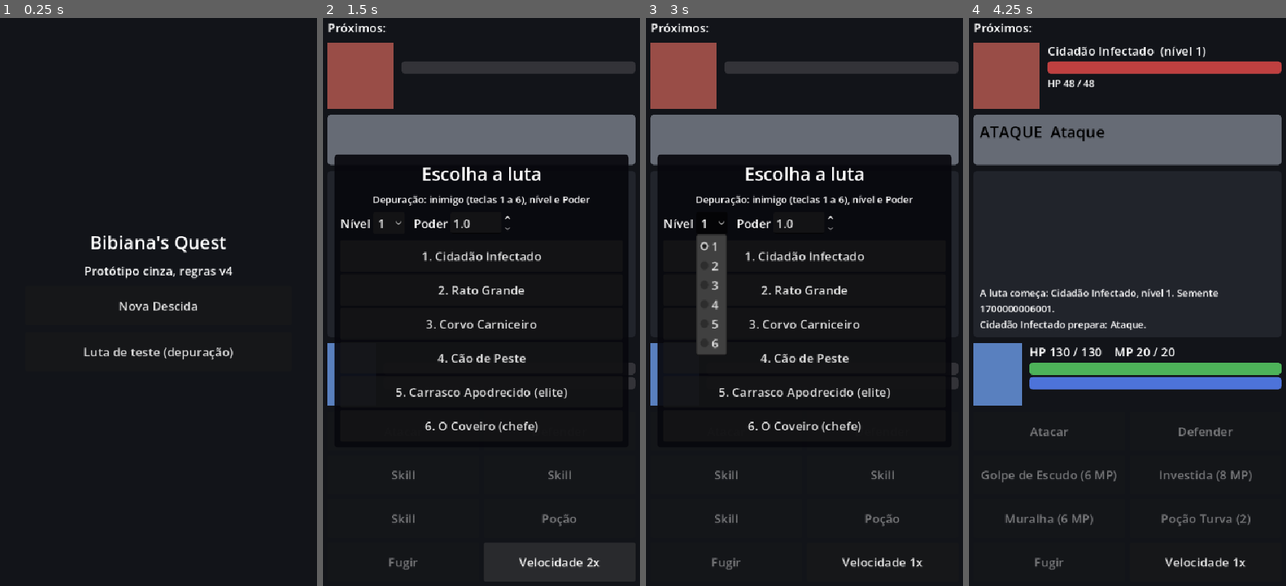
Above: before the commit, frames 1-4 (left to right).
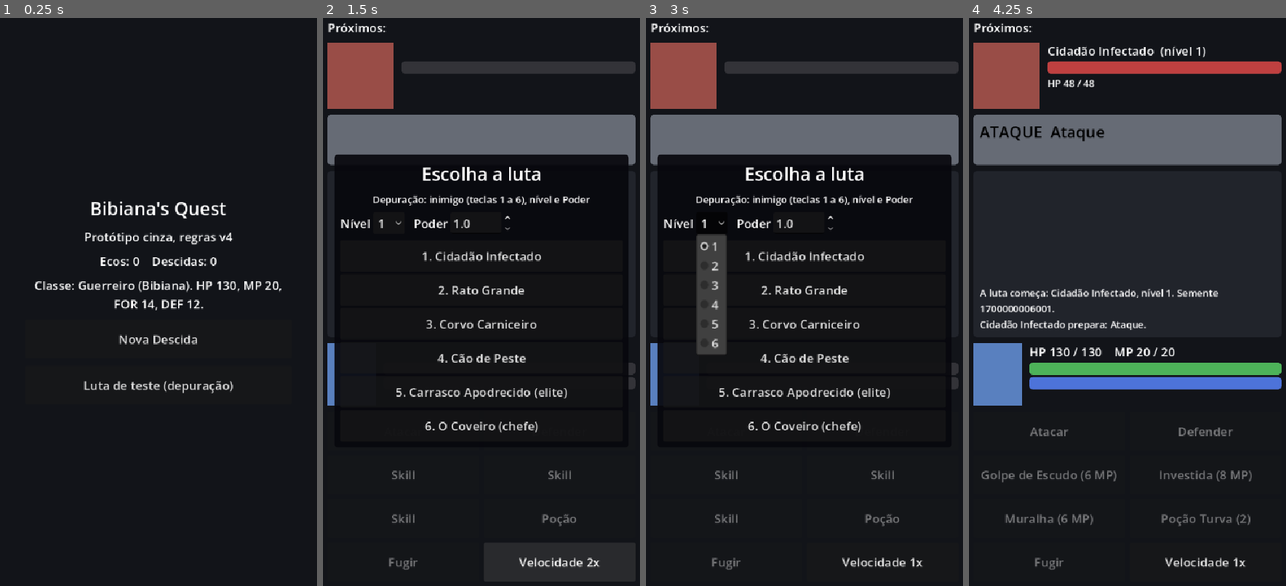
Above: after the commit, the same moments.

Repository: ohidalgojr/bibianas-quest
Game: Godot game, scene res://game/presentation/main.tscn
Same seed, same stepped clock (60 frames per second), same inputs: the game is played once before the commit and once after it.
Inputs:
- Up to frame 1 (0.25 s): no input
- Up to frame 2 (1.5 s): click "Luta de teste (depuração)" at 0.5 s; click "Velocidade 1x" at 1.25 s
- Up to frame 3 (3 s): click "Velocidade 2x" at 2 s; click "1" at 2.75 s
- Up to frame 4 (4.25 s): click "1. Cidadão Infectado" at 3.5 s

The runs differ from the first frame. In frame 1, 3.9% of the frame differs, in the area x 11-89%, y 32-67%; in frame 2, less than 0.1%; in frame 3, less than 0.1%; in frame 4, nothing differs.

Commit message:
TASK-011: menu, tela de fim, Ecos e recomeço (ADR-0016)
Co-Authored-By: Claude Sonnet 5.5 <noreply@anthropic.com>

Diff:
--- a/game/core/run/run_rules.gd
+++ b/game/core/run/run_rules.gd
@@ -40,9 +40,19 @@
 ## ADR-0011: a Descida começa com 2 Poções Turvas.
 const STARTING_ITEMS: Dictionary = {"murky_potion": 2}
 
+## GDD §4 e §26: Ecos creditados pela profundidade e pelos chefes (ADR-0016). O GDD não
+## dá os números; estes são do protótipo.
+const ECHOES_PER_NODE: int = 1
+const ECHOES_PER_BOSS: int = 5
+
 ## ADR-0011: elite um nível acima da camada; eventos fora do protótipo.
 const ELITE_LEVEL_BONUS: int = 1
 const PROTOTYPE_EVENT_WEIGHT: int = 0
+
+
+## Ecos de uma Descida terminada: sempre creditados, mesmo na morte (GDD §26).
+static func echoes(nodes_cleared: int, bosses_defeated: int) -> int:
+	return ECHOES_PER_NODE * nodes_cleared + ECHOES_PER_BOSS * bosses_defeated
 
 
 static func type_multiplier(enemy_type: String) -> float:
--- a/game/core/run/run_state.gd
+++ b/game/core/run/run_state.gd
@@ -33,6 +33,9 @@
 var shop_rerolls: int = 0
 var combat: Combat
 var nodes_cleared: int = 0
+## Quem derrotou a Bibiana (id do inimigo e nível), para a tela de morte (GDD §26).
+var defeated_by_id: String = ""
+var defeated_by_level: int = 0
 var history: Array[RunEvent] = []
 ## Simulações da checagem de vencibilidade de cada mapa (GDD §5; 0 desliga).
 var winnability_runs: int = 0
@@ -111,6 +114,18 @@
 	return stats
 
 
+## Chefes derrotados até agora: os cenários já vencidos, mais o último se a Descida foi vencida.
+func bosses_defeated() -> int:
+	return scenario_index + (1 if phase == Phase.VICTORY else 0)
+
+
+## Ecos desta Descida; só valem depois do fim (ADR-0016).
+func echoes_earned() -> int:
+	if not is_over():
+		return 0
+	return RunRules.echoes(nodes_cleared, bosses_defeated())
+
+
 func consumable_count(item_id: String) -> int:
 	return int(consumables.get(item_id, 0))
 
@@ -190,6 +205,8 @@
 	nodes_cleared += 1
 	match outcome:
 		Combat.Outcome.DEFEAT:
+			defeated_by_id = node.enemy_id
+			defeated_by_level = node.level
 			_end(false)
 		Combat.Outcome.FLED:
 			phase = Phase.CHOOSING
--- a/game/presentation/game_screen.gd
+++ b/game/presentation/game_screen.gd
@@ -6,6 +6,7 @@
 
 signal run_ended(victory: bool)
 
+const CLASS_ID: String = "warrior"
 const COLOR_BG: Color = Color(0.07, 0.08, 0.1)
 
 var data: GameData
@@ -16,6 +17,9 @@
 ## Repassado à tela de combate: 0 deixa a animação instantânea.
 var time_scale: float = 1.0
 var run: RunState
+## Ecos acumulados e Descidas jogadas desde que o jogo abriu. O save é da TASK-012.
+var echoes: int = 0
+var runs_played: int = 0
 
 var _thread: Thread
 var _content: Control
@@ -54,8 +58,18 @@
 	if not data.is_valid():
 		box.add_child(_label("Dados inválidos. Veja o console."))
 		return
+	box.add_child(_label("Ecos: %d    Descidas: %d" % [echoes, runs_played]))
+	box.add_child(_label(_class_text()))
 	box.add_child(_button("Nova Descida", func() -> void: new_run()))
 	box.add_child(_button("Luta de teste (depuração)", _show_test_fight))
+
+
+## Escolha de classe do MVP: só o Guerreiro (roteiro da TASK-011).
+func _class_text() -> String:
+	var stats: Stats = data.class_stats(CLASS_ID)
+	return "Classe: %s (%s). HP %d, MP %d, FOR %d, DEF %d." % [
+		str(data.classes[CLASS_ID]["name"]), RunState.PLAYER_NAME, stats.max_hp, stats.max_mp, stats.strength,
+		stats.defense]
 
 
 ## Começa uma Descida. Sem semente, usa o relógio; a semente aparece na espera e no fim.
@@ -73,7 +87,7 @@
 
 
 func _create_run(run_seed: int) -> RunState:
-	return RunState.new(data, run_seed, "warrior", [], map_check_runs)
+	return RunState.new(data, run_seed, CLASS_ID, [], map_check_runs)
 
 
 ## Mostra a tela certa para a fase atual da Descida.
@@ -159,13 +173,22 @@
 	return screen
 
 
+## Tela de fim (GDD §26, "morte que ensina"): o que aconteceu, quem derrotou a Bibiana,
+## os Ecos creditados e "Outra Descida".
 func _show_result() -> void:
 	var victory: bool = run.phase == RunState.Phase.VICTORY
+	var earned: int = run.echoes_earned()
+	echoes += earned
+	runs_played += 1
 	var title: String = "Vitória! O chefe caiu." if victory else "A Bibiana caiu."
-	var summary: String = "Semente %d. Poder %.2f, ouro %d, %d nós." % [
-		run.streams.run_seed, run.power, run.gold, run.nodes_cleared]
-	var box: VBoxContainer = _page(title, summary)
-	box.add_child(_button("Nova Descida", func() -> void: new_run()))
+	var box: VBoxContainer = _page(title, "Semente %d." % run.streams.run_seed)
+	if not victory:
+		var killer: String = str(data.enemies[run.defeated_by_id]["name"]) if data.enemies.has(run.defeated_by_id) else "?"
+		box.add_child(_label("Derrotada por %s, nível %d." % [killer, run.defeated_by_level]))
+	box.add_child(_label("Poder %.2f, ouro %d, %d nós, %d chefe(s)." % [
+		run.power, run.gold, run.nodes_cleared, run.bosses_defeated()]))
+	box.add_child(_label("Ecos ganhos: +%d (total %d). Nenhuma Descida se perde." % [earned, echoes]))
+	box.add_child(_button("Outra Descida", func() -> void: new_run()))
 	box.add_child(_button("Início", show_home))
 	run_ended.emit(victory)
 
--- a/game/presentation/main.gd
+++ b/game/presentation/main.gd
@@ -1,6 +1,6 @@
 extends Control
-## Cena inicial. Na Fase 1 abre o fluxo provisório da Descida (TASK-009, ADR-0013); o
-## menu de verdade entra na TASK-011.
+## Cena inicial: abre o fluxo da Descida (GameScreen: menu, Descida, fim; TASK-009 e
+## TASK-011).
 
 @onready var _title: Label = $Title
 
--- a/tests/unit/test_game_screen.gd
+++ b/tests/unit/test_game_screen.gd
@@ -71,7 +71,7 @@
 	assert_gt(fights, 0)
 	assert_gt(rewards, 0, "a recompensa apareceu antes da loja")
 	assert_true(run.is_over())
-	assert_true(_press(_game, "Nova Descida"), "o resultado oferece nova Descida")
+	assert_true(_press(_game, "Outra Descida"), "o resultado oferece nova Descida")
 
 
 ## A luta da Descida começa com a vida que a Bibiana tinha no mapa.
@@ -91,3 +91,52 @@
 			expected = event.extra
 	assert_eq(screen._player_hp, expected)
 	assert_eq(screen.session.potions_count(), run.consumable_count("murky_potion"))
+
+
+## TASK-011: o menu mostra Ecos e classe, e três Descidas seguidas rodam sem reiniciar,
+## com os Ecos acumulando.
+func test_three_runs_in_a_row_accumulate_echoes() -> void:
+	assert_true(_game.echoes == 0)
+	var labels: PackedStringArray = PackedStringArray()
+	for label: Node in _game.find_children("*", "Label", true, false):
+		labels.append((label as Label).text)
+	assert_string_contains("\n".join(labels), "Ecos: 0")
+	assert_string_contains("\n".join(labels), "Classe: Guerreiro")
+	var total: int = 0
+	for index: int in 3:
+		var ended: Array[bool] = []
+		_game.run_ended.connect(func(victory: bool) -> void: ended.append(victory))
+		if index == 0:
+			assert_true(_press(_game, "Nova Descida"))
+		else:
+			assert_true(_press(_game, "Outra Descida"))
+		var steps: int = 0
+		while ended.is_empty() and steps < 600:
+			steps += 1
+			_play_step(_game.run)
+		assert_eq(ended.size(), 1, "a Descida %d terminou" % (index + 1))
+		total += _game.run.echoes_earned()
+		assert_eq(_game.echoes, total)
+	assert_eq(_game.runs_played, 3)
+	assert_gt(_game.echoes, 0)
+
+
+## Um passo de jogador automático pelos botões.
+func _play_step(run: RunState) -> void:
+	match run.phase:
+		RunState.Phase.CHOOSING:
+			_game._map.button_for(run.options()[0].id).pressed.emit()
+		RunState.Phase.FIGHT:
+			var screen: CombatScreen = _game._combat
+			if screen._menu.visible:
+				screen._continue.pressed.emit()
+			elif not screen._buttons["potion"].disabled and screen._player_hp * 100 < screen._player_hp_bar.max_value * 35:
+				screen._buttons["potion"].pressed.emit()
+			else:
+				screen._buttons["attack"].pressed.emit()
+		RunState.Phase.SHOP:
+			_press(_game, "Continuar")
+			_press(_game, "Seguir")
+		RunState.Phase.CAMPFIRE:
+			_press(_game, "Descansar")
+			_press(_game, "Seguir")
--- a/tests/unit/test_run_rules.gd
+++ b/tests/unit/test_run_rules.gd
@@ -62,3 +62,10 @@
 	assert_eq(RunRules.enemy_type_for(MapNode.Kind.AMBUSH), "common")
 	assert_eq(RunRules.enemy_type_for(MapNode.Kind.ELITE), "elite")
 	assert_eq(RunRules.enemy_type_for(MapNode.Kind.BOSS), "boss")
+
+
+## ADR-0016: Ecos pela profundidade e pelos chefes, sempre creditados.
+func test_echoes_by_depth_and_bosses() -> void:
+	assert_eq(RunRules.echoes(0, 0), 0)
+	assert_eq(RunRules.echoes(6, 0), 6 * RunRules.ECHOES_PER_NODE)
+	assert_eq(RunRules.echoes(10, 2), 10 * RunRules.ECHOES_PER_NODE + 2 * RunRules.ECHOES_PER_BOSS)
--- a/tests/unit/test_run_state.gd
+++ b/tests/unit/test_run_state.gd
@@ -271,3 +271,27 @@
 	assert_eq(run.scenario_index, 1)
 	assert_ne(run.map, first_map)
 	assert_eq(run.current_node_id, run.map.start_id)
+
+
+## ADR-0016: a derrota guarda quem matou a Bibiana e os Ecos só valem no fim.
+func test_defeat_records_killer_and_echoes_only_when_over() -> void:
+	var run: RunState = RunState.new(DataLoader.load_all(), 8)
+	var option: MapNode = run.options()[0]
+	option.kind = MapNode.Kind.BATTLE
+	option.enemy_id = "giant_rat"
+	option.level = 3
+	run.choose_node(option.id)
+	assert_eq(run.echoes_earned(), 0, "Descida em andamento não credita")
+	run.combat.player.hp = 1
+	run.combat.enemy.stats.strength = 200
+	var guard: int = 0
+	while run.combat.outcome == Combat.Outcome.ONGOING and guard < 100:
+		guard += 1
+		run.combat.act(Combat.Action.DEFEND)
+	run.finish_fight()
+	assert_eq(run.phase, RunState.Phase.DEFEAT)
+	assert_eq(run.defeated_by_id, "giant_rat")
+	assert_eq(run.defeated_by_level, 3)
+	assert_eq(run.bosses_defeated(), 0)
+	assert_eq(run.echoes_earned(), RunRules.echoes(run.nodes_cleared, 0))
+	assert_gt(run.echoes_earned(), 0, "morrer também credita Ecos")
Not shown, changed: docs/HANDOFF.md
Not shown, added: docs/adr/ADR-0016-ecos-e-fluxo-completo.md
Not shown, added: docs/tasks/TASK-011-fluxo-completo.md
